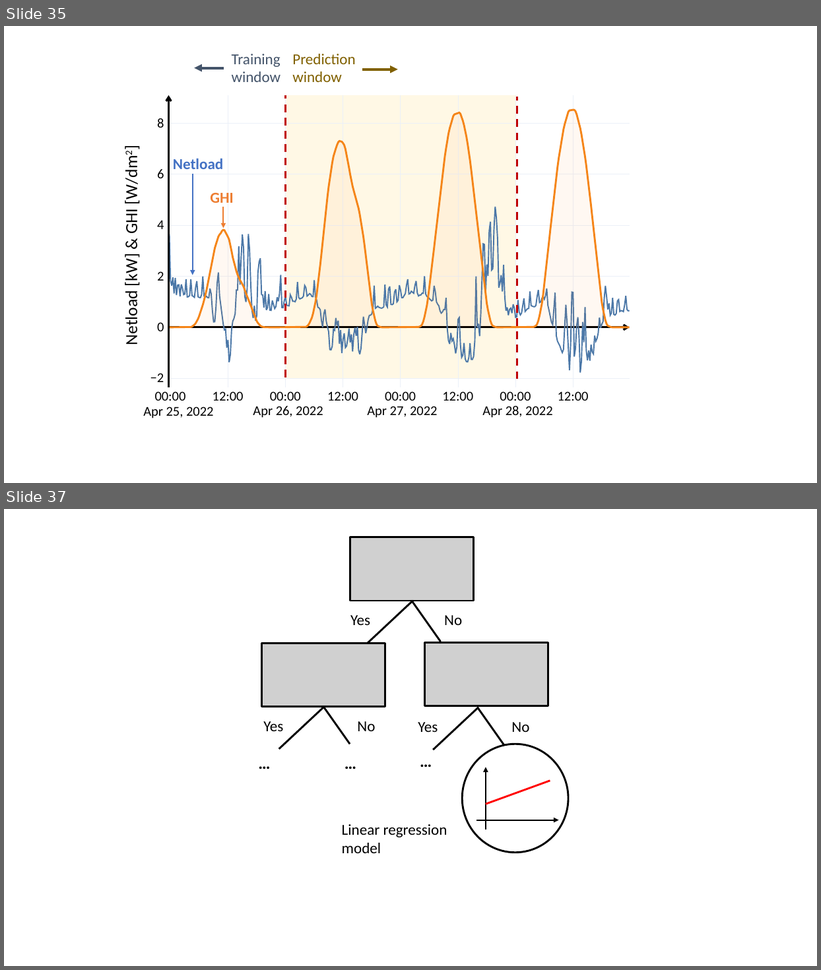
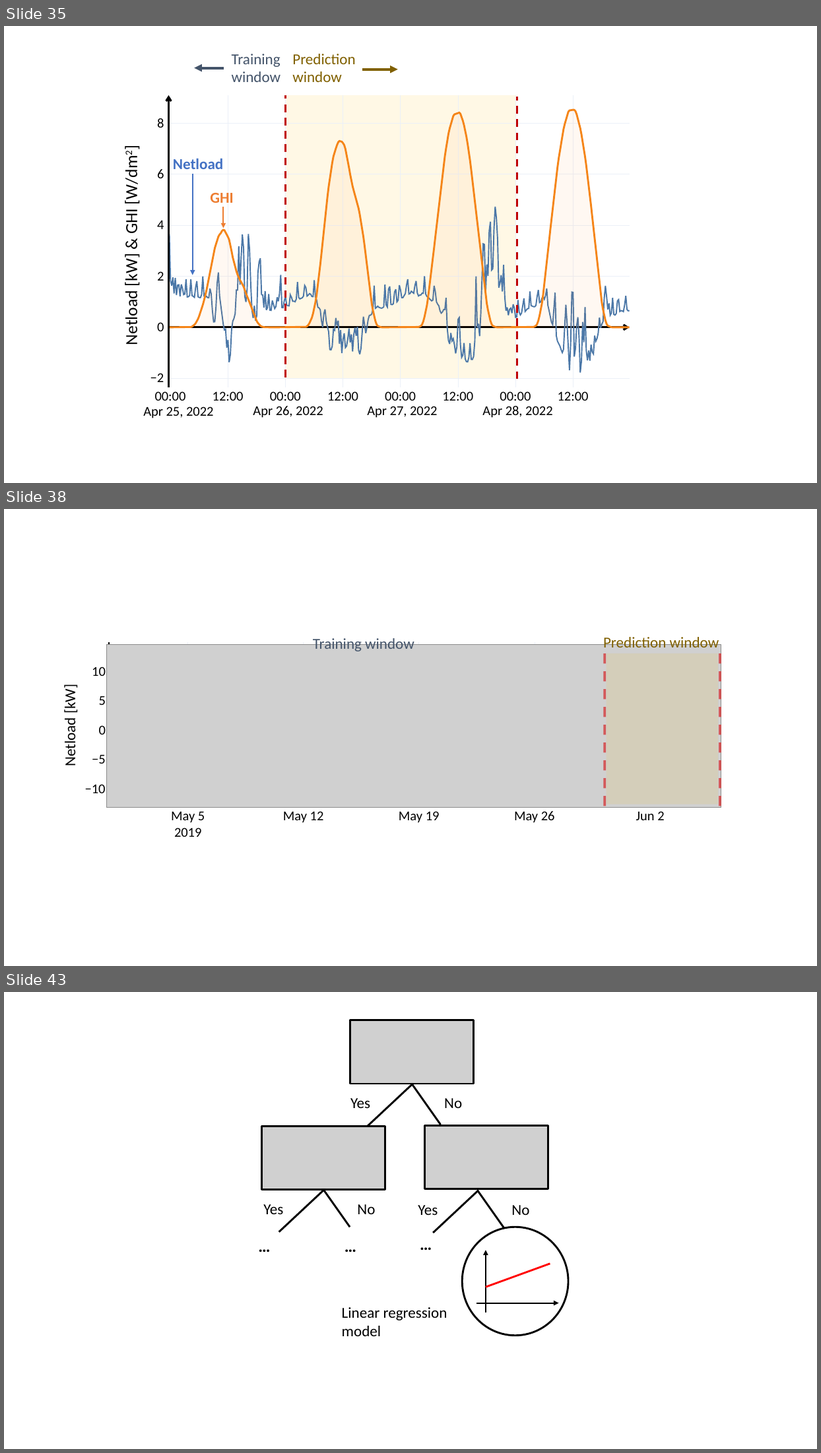
Before and after one commit to Jonathan56/supplementary_thesis, a slide deck: figures.pptx. Shown one above the other, each under a label of ours: slides 35 and 37 before the commit, slides 35, 38 and 43 after it; the slides between them are not shown. The pictures are 821x970 and 821x1453 pixels, drawn with LibreOffice and Linux fonts; fonts in the diff are those of the drawing; grey boxes stand for pictures. Boxes give left, top, right and bottom in pixels: in the first picture for what was removed or moved away, otherwise in the second. Text is boxed around its words. In the diff, an @@ line names an element or a change of style, - is before the commit and + after.

```diff
--- a/figures.pptx
+++ b/figures.pptx
@@ slide 38 added at bbox=[4, 509, 817, 966], background #FFFFFF @@
@@ picture added at bbox=[106, 645, 721, 808] @@
@@ text added at bbox=[313, 636, 415, 652], 18 pt, text #44546A @@
+Training window
@@ text added at bbox=[603, 634, 719, 648], 18 pt, text #806000 @@
+Prediction window
@@ group added at bbox=[55, 611, 721, 837]: 12 freeform shapes, 11 texts @@
+May 5
+2019
+May 12
+May 19
+May 26
+Jun 2
+−10
+−5
+0
+5
+10
@@ freeform shape added at bbox=[605, 654, 605, 807], outline #D62728 3 pt dashed @@
@@ rectangle added at bbox=[607, 654, 719, 805], fill #FFC000 at 10% opacity @@
@@ freeform shape added at bbox=[720, 654, 721, 807], outline #D62728 3 pt dashed @@
@@ text added at bbox=[61, 687, 79, 766], 18 pt, text #000000 @@
+Netload [kW]
@@ what was slide 37 is now slide 43 @@
```
Also in this commit, not shown: 1 slide changed, 5 other slides added, 21 other files.
